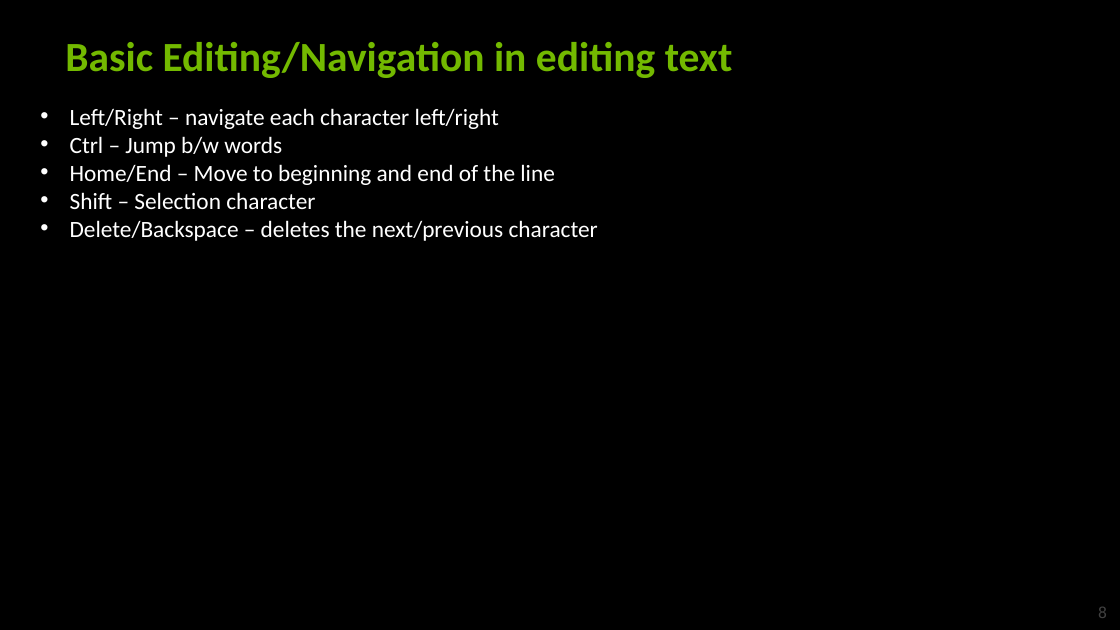
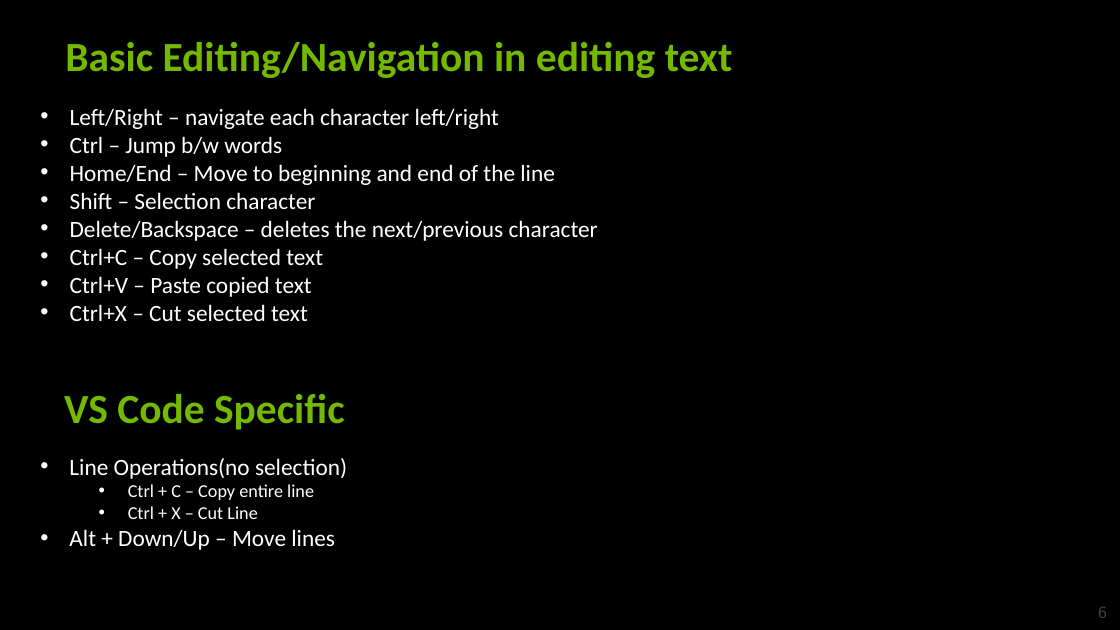
Before and after one commit to vineelkovvuri/edgroom-gvpcoe-sessions-2024, a slide deck: slide 6 of VSCode/VSCode - Take2.pptx (slide 8 before the commit). Drawn at 1120x630 pixels with LibreOffice and Linux fonts; fonts in the diff are those of the drawing; background and template pictures are left out. Boxes give left, top, right and bottom in pixels: in the first picture for what was removed or moved away, otherwise in the second. Text is boxed around its words. In the diff, an @@ line names an element or a change of style, - is before the commit and + after.

```diff
--- a/VSCode/VSCode - Take2.pptx
+++ b/VSCode/VSCode - Take2.pptx
@@ text at [70, 248, 323, 321]: paragraphs added @@
+• Ctrl+C – Copy selected text
+• Ctrl+V – Paste copied text
+• Ctrl+X – Cut selected text
@@ text added at [64, 394, 345, 430], 32 pt, text #73B900, bold @@
+VS Code Specific
@@ text added at [69, 458, 347, 550], 18 pt, text #FFFFFF @@
+• Line Operations(no selection)
+  • Ctrl + C – Copy entire line
+  • Ctrl + X – Cut Line
+• Alt + Down/Up – Move lines
```
Also in this commit, not shown: 7 other slides changed, 1 slide added, 2 slides removed, 27 other files.
